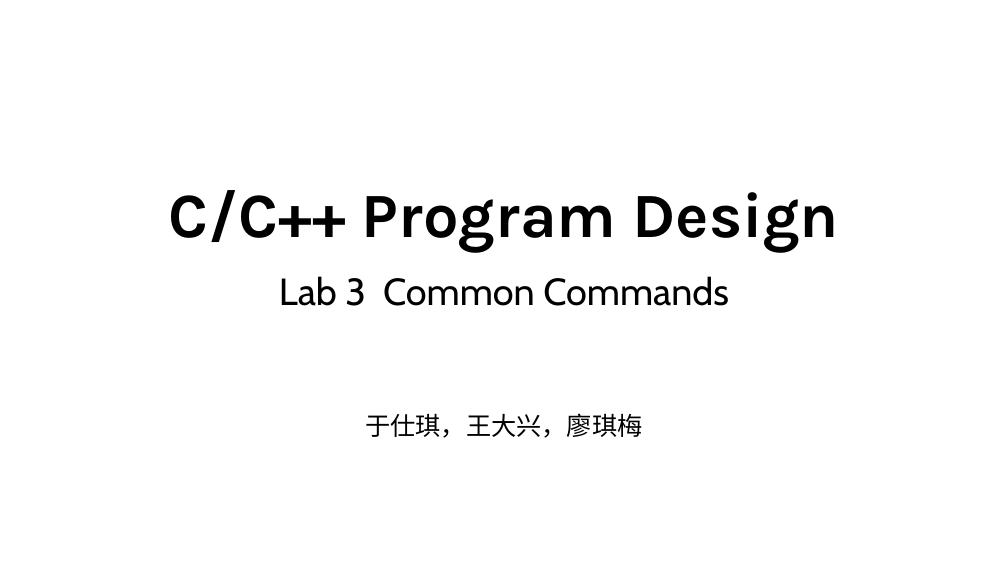
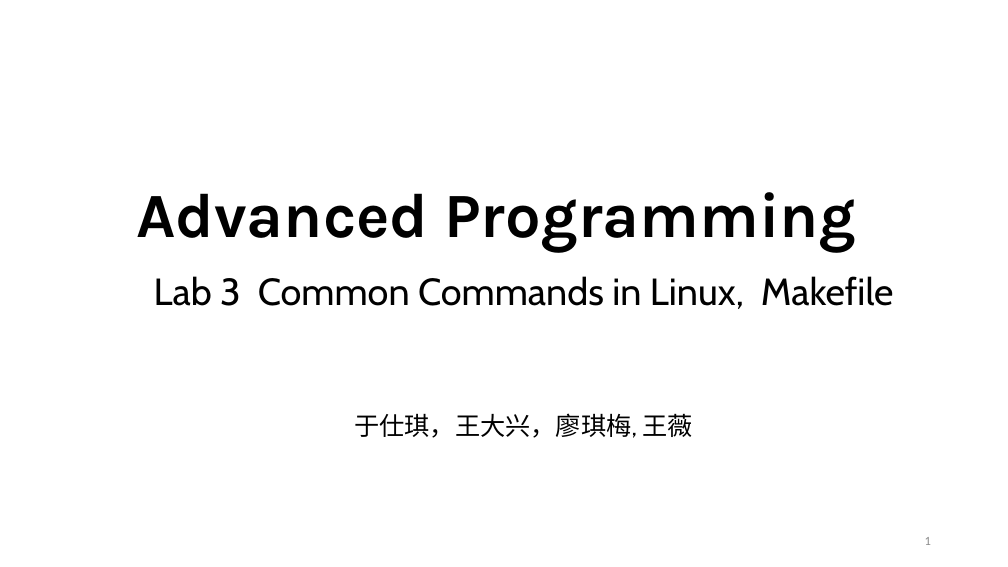
Before and after one commit to ShiqiYu/CPP, a slide deck: slide 1 of week03/Lab03.pptx. Drawn at 1008x567 pixels with LibreOffice and Linux fonts; fonts in the diff are those of the drawing; background and template pictures are left out. Boxes give left, top, right and bottom in pixels: in the first picture for what was removed or moved away, otherwise in the second. Text is boxed around its words. In the diff, an @@ line names an element or a change of style, - is before the commit and + after.

```diff
--- a/week03/Lab03.pptx
+++ b/week03/Lab03.pptx
@@ title at [136, 192, 855, 252]: text changed @@
-C/C++ Program Design
+Advanced Programming
@@ subtitle at [154, 276, 894, 438]: text changed @@
-Lab 3 Common Commands
-于仕琪，王大兴，廖琪梅
+Lab 3 Common Commands in Linux, Makefile
+于仕琪，王大兴，廖琪梅, 王薇
@@ page number added at [925, 537, 931, 545], 12 pt, text #8C8C8C @@
+1
```
Also in this commit, not shown: 19 other slides changed, 21 slides added, 3 slides removed, 8 other files.
